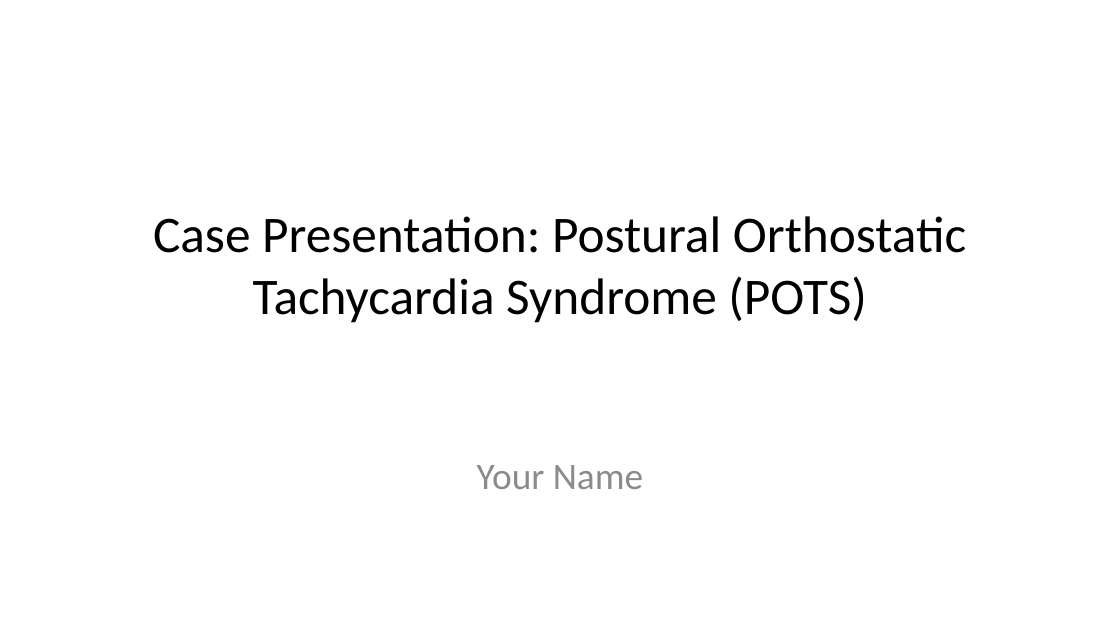
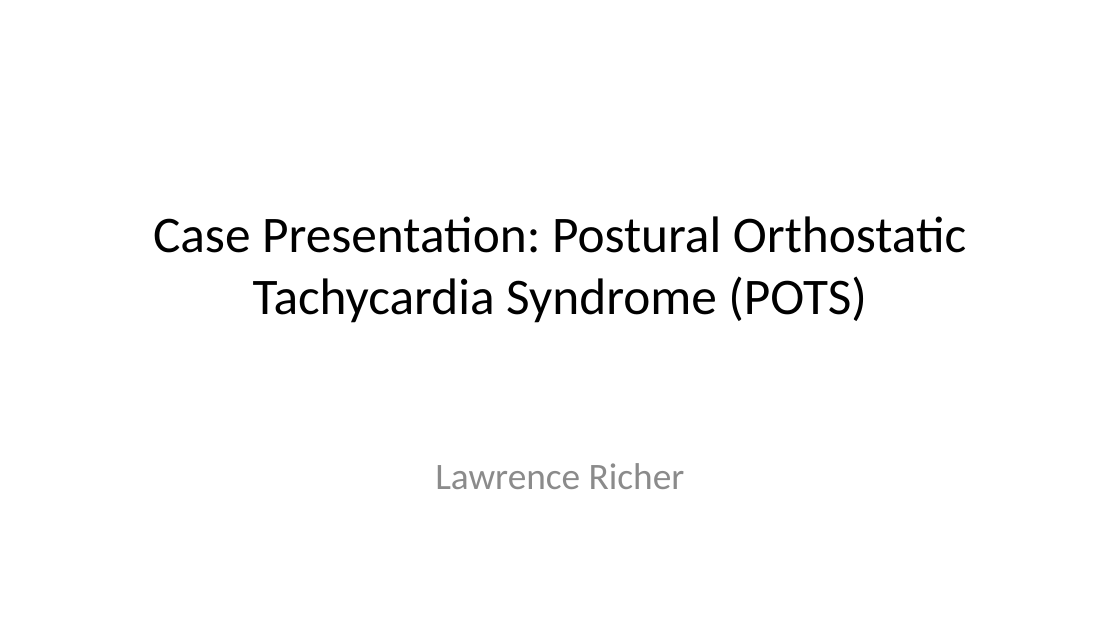
Before and after one commit to lricher7329/lricher7329.github.io, a slide deck: slide 1 of docs/cases/pots.pptx. Drawn at 1120x630 pixels with LibreOffice and Linux fonts; fonts in the diff are those of the drawing. Boxes give left, top, right and bottom in pixels: in the first picture for what was removed or moved away, otherwise in the second. Text is boxed around its words. In the diff, an @@ line names an element or a change of style, - is before the commit and + after.

```diff
--- a/docs/cases/pots.pptx
+++ b/docs/cases/pots.pptx
@@ subtitle at [435,463,685,489]: text changed @@
-Your Name
+Lawrence Richer
```
Also in this commit, not shown: 5 other files.
